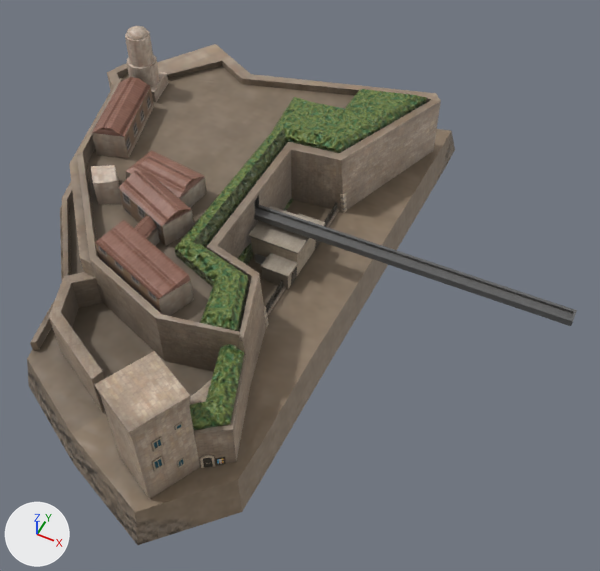
An edit to the FBX model Assets/3D/Batiments/Port/Bat_Port_1.1.fbx, drawn before and after from the same camera.
Rendered twice from a 50 mm camera at (41.5, -98.8, 118.9) aimed at (-4.9, -6.0, 2.9). Arrows for +X, +Y and +Z are at lower left; the lights stay in place.

Names of what the first picture shows: 'Bat_Port_1.1'.
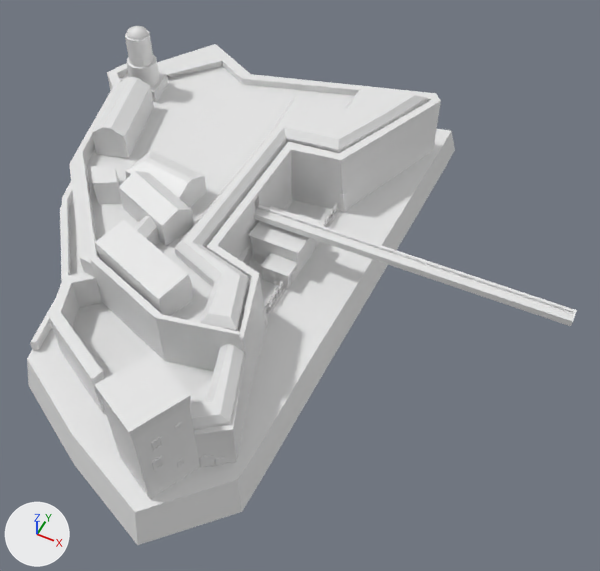
Location of each change, (x1, y1, x2, y2) in pixels of the pictures (600 x 571 px):
part 1 of me_cube_014, built on
    both: (60, 142, 388, 363)
part 2 of me_cube_014, recoloured (brown to white)
    both: (27, 26, 577, 545)

The change, as a list of edits to the scene's bpy script:
```text
Change me_cube_014:
    used by ob_bat_port_1_1; location = (0.0, 0.0, 0.0)
    remove me_cube_014.from_pydata(...)  # 1791 vertices, 1710 faces; spans x -73.0..42.8, y -59.2..56.1, z -6.2..27.4
    add me_cube_014.from_pydata(...)  # 1813 vertices, 1731 faces; spans x -73.0..42.8, y -59.2..56.1, z -6.2..27.4
    me_cube_014 part 1
    21 faces are deleted
    22 vertices are added at x -53.2..5.1, y -17.6..2.5, z -6.2..15.4
    42 new faces join them
    me_cube_014 part 2: 1689 faces spanning x -73.0..42.8, y -59.2..56.1, z -6.2..27.4 switch from mat_bat_port_1_1 to no material
```
